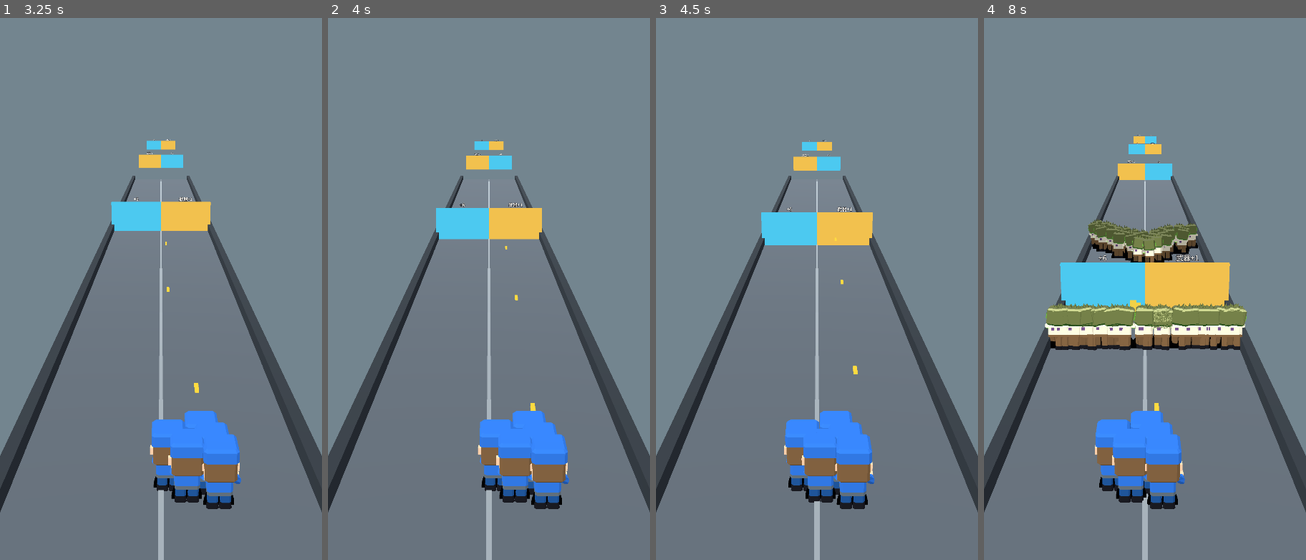
Above: before the commit, frames 1-4 (left to right).
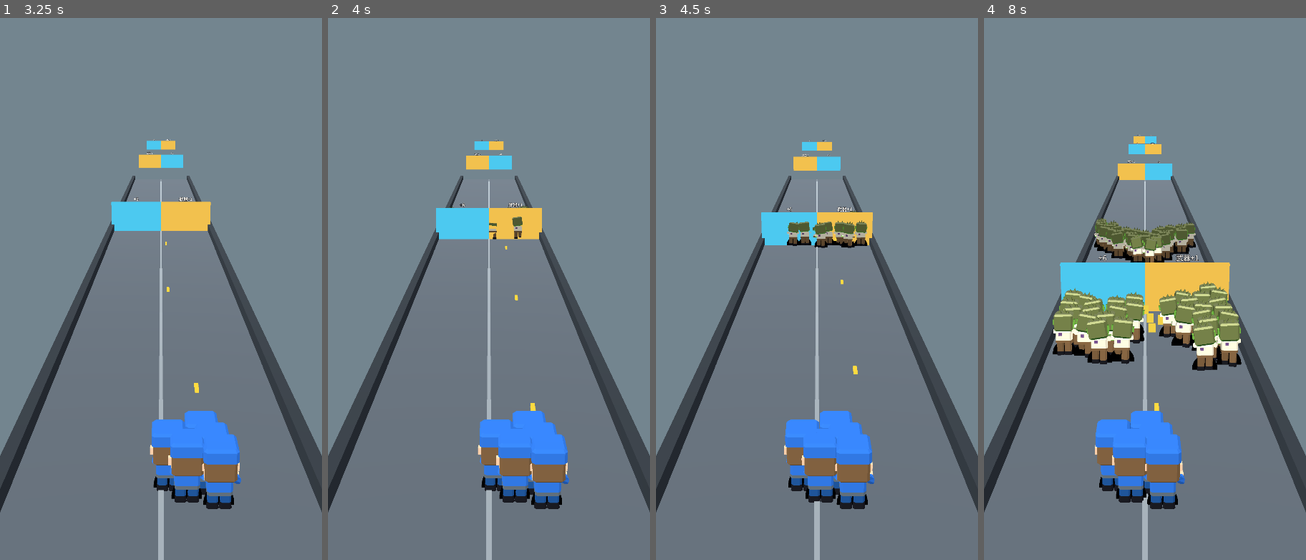
Above: after the commit, the same moments.

Repository: sylsaint/zombie-blaster
Game: Godot game, scene res://scenes/main.tscn
Two runs of this game, one before a commit and one after it. Both use one fixed random seed, a clock stepped at 60 frames per second and the inputs below.
Inputs (mouse positions are in pixels of both pictures, inside the frame that each line leads up to):
- Up to frame 1 (3.25 s): click "开始" at 0.5 s; click "第 1 关" at 1.25 s; tap Enter at 2 s; move the mouse to (231, 245) at 2.02 s; hold Shift 2.03-2.75 s; click (231, 245) at 2.17 s; drag from (96, 299) to (144, 386) at 2.77 s
- Up to frame 2 (4 s): move the mouse to (521, 148) at 3.52 s; tap Ctrl at 3.6 s; click (521, 148) at 3.67 s
- Up to frame 3 (4.5 s): drag from (800, 386) to (720, 186) at 4.27 s
- Up to frame 4 (8 s): move the mouse to (1241, 359) at 5.02 s; tap Alt at 5.1 s; click (1241, 359) at 5.17 s; drag from (1048, 186) to (1096, 131) at 5.77 s; move the mouse to (1161, 272) at 6.52 s; hold Shift 6.53-7.25 s; click (1161, 272) at 6.67 s; drag from (1096, 131) to (1080, 299) at 7.27 s

Frame 1 is identical in both runs. In frame 2, 0.2% of the frame differs, in the area x 37-63%, y 34-41%; in frame 3, 1.0%; in frame 4, 6.3%, in the area x 18-82%, y 36-66%.

Commit message:
Pull the walker row back inside the rails.
The animated mesh is wider than the collision radius, so enemy x is clamped to the inner rail face minus that reach. Sideways separation that hits the rail slides along the lane, and the level-1 run checks every enemy stays inside.

Co-authored-by: nihilism9 <sylsaint@users.noreply.github.com>

Diff:
--- a/scripts/combat_sim.gd
+++ b/scripts/combat_sim.gd
@@ -122,7 +122,7 @@
 
 
 func _spawn_archetype(arch: EnemyArchetype) -> int:
-	var px := LaneMotion.clamp_body_x(randf_range(-lane_span, lane_span), arch.radius)
+	var px := LaneMotion.clamp_body_x(randf_range(-lane_span, lane_span), LaneMotion.body_reach(arch.radius, arch.species))
 	var pz := squad.position.z - randf_range(respawn_near, respawn_far)
 	var variant := clampf(arch.color_variant + randf_range(-0.04, 0.04), 0.0, 1.0)
 	return EnemyCatalog.place(enemies, arch, stage, px, pz, variant)
@@ -147,13 +147,30 @@
 
 
 func _clamp_bodies() -> void:
+	var squad_z := squad.position.z
 	var a := 0
 	while a < enemies.active_n:
 		var id := enemies.active_ids[a]
 		a += 1
 		if enemies.state[id] == EnemyPool.State.FREE:
 			continue
-		enemies.x[id] = LaneMotion.clamp_body_x(enemies.x[id], enemies.radius[id])
+		var limit := LaneMotion.body_limit(LaneMotion.body_reach(enemies.radius[id], enemies.species[id]))
+		var x := enemies.x[id]
+		var excess := 0.0
+		if x > limit:
+			excess = x - limit
+			enemies.x[id] = limit
+		elif x < -limit:
+			excess = -limit - x
+			enemies.x[id] = -limit
+		# A packed line shoves its ends through the rail. Sliding that leftover
+		# along Z turns the shove into extra rows inside the lane.
+		if excess <= 0.0 or enemies.state[id] != EnemyPool.State.ALIVE:
+			continue
+		if enemies.z[id] <= squad_z:
+			enemies.z[id] -= excess
+		else:
+			enemies.z[id] += excess
 
 
 func _spawn_shots() -> void:
--- a/scripts/lane_motion.gd
+++ b/scripts/lane_motion.gd
@@ -10,6 +10,10 @@
 
 ## Greybox rail centerline. scenes/main.tscn places the rails at X = ±3.75.
 const RAIL_X := 3.75
+## BoxMesh size.x of those rails. The inner face is RAIL_X - RAIL_HALF.
+const RAIL_HALF := 0.175
+## Walker VAT aabb reaches ±0.58 m, past the 0.40 m collision radius.
+const GRUNT_MESH_HALF := 0.61
 
 
 static func apply_drag(current_x: float, screen_dx: float, viewport_width: float, lane_half_width: float) -> float:
@@ -20,9 +24,18 @@
 	return clampf(current_x + world_dx, -half, half)
 
 
-## Half-width a body of `radius` may use so its edge stays on the rail line.
+## Half-width a body may use so its edge stays on the inner face of the rail.
 static func body_limit(radius: float) -> float:
-	return maxf(RAIL_X - maxf(radius, 0.0), 0.0)
+	return maxf(RAIL_X - RAIL_HALF - maxf(radius, 0.0), 0.0)
+
+
+## Grunt meshes swing wider than their collision radius. Elites and bosses
+## already carry a radius that covers the body.
+static func body_reach(radius: float, species: int) -> float:
+	var reach := maxf(radius, 0.0)
+	if species == EnemyPool.Species.WALKER or species == EnemyPool.Species.RUNNER:
+		reach = maxf(reach, GRUNT_MESH_HALF)
+	return reach
 
 
 static func clamp_body_x(x: float, radius: float) -> float:
--- a/scripts/level_session.gd
+++ b/scripts/level_session.gd
@@ -235,7 +235,7 @@
 		return -1
 	return sim.enemies.spawn(
 		arch.kind,
-		LaneMotion.clamp_body_x(px, arch.radius),
+		LaneMotion.clamp_body_x(px, LaneMotion.body_reach(arch.radius, arch.species)),
 		pz,
 		hit_points,
 		arch.speed,
@@ -260,7 +260,7 @@
 	if arch == null:
 		return
 	var n := mini(count, _spawn_x.size())
-	_fill_formation(n, form == 1, arch.radius)
+	_fill_formation(n, form == 1, LaneMotion.body_reach(arch.radius, arch.species))
 	var base_z := sim.squad.position.z - SPAWN_AHEAD
 	var hp := arch.base_hp * level.hp_multiplier
 	var i := 0
@@ -295,7 +295,8 @@
 	while i < n and _elite_n < ELITE_SLOTS:
 		var t := 0.5 if n == 1 else float(i) / float(n - 1)
 		var elite_radius := _elite.radius if _elite != null else EnemyPool.ELITE_RADIUS
-		var px := LaneMotion.clamp_body_x(lerpf(-1.4, 1.4, t), elite_radius)
+		var elite_species := _elite.species if _elite != null else EnemyPool.Species.ELITE
+		var px := LaneMotion.clamp_body_x(lerpf(-1.4, 1.4, t), LaneMotion.body_reach(elite_radius, elite_species))
 		var id := _spawn_from(_elite, px, sim.squad.position.z - 10.0, level.elite_hp, _elite.color_variant if _elite != null else 0.85)
 		if id < 0:
 			return
--- a/tests/test_level1_playable.gd
+++ b/tests/test_level1_playable.gd
@@ -167,7 +167,7 @@
 		a += 1
 		if enemies.state[id] == EnemyPool.State.FREE:
 			continue
-		var limit := LaneMotion.body_limit(enemies.radius[id])
+		var limit := LaneMotion.body_limit(LaneMotion.body_reach(enemies.radius[id], enemies.species[id]))
 		if absf(enemies.x[id]) > limit + 0.0001:
 			return id
 	return -1
@@ -176,7 +176,7 @@
 func _lane_miss_text(enemies: EnemyPool, id: int) -> String:
 	if id < 0:
 		return ""
-	var limit := LaneMotion.body_limit(enemies.radius[id])
+	var limit := LaneMotion.body_limit(LaneMotion.body_reach(enemies.radius[id], enemies.species[id]))
 	return "enemy %d x=%.3f radius=%.3f left the lane (limit ±%.3f)" % [id, enemies.x[id], enemies.radius[id], limit]
 
 
Binary file changed: docs/qa/screens/level1.png
